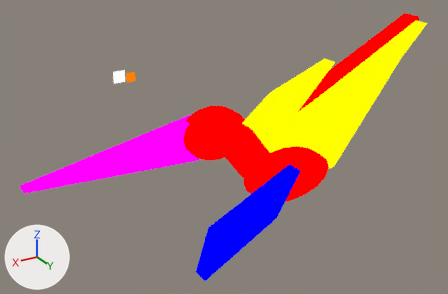
Renders of the Blender file assets-source/blender/motion/pteranodon-idle.blend from each side of a commit.
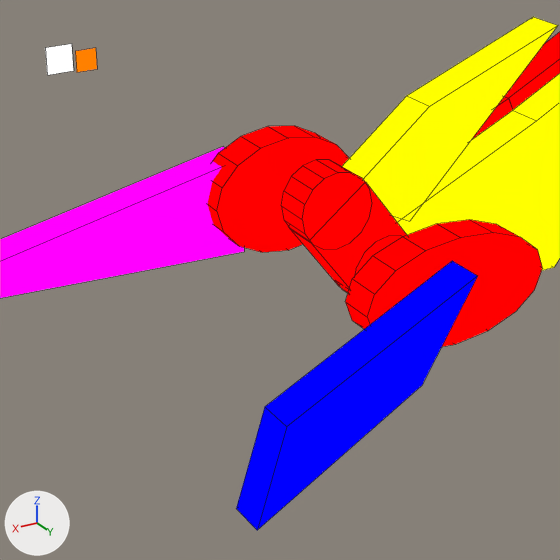
Old and new are each drawn whole from a 50 mm camera at (76.4, 52.9, 42.9) aimed at (38.5, -10.3, 11.3) and again close up on the part from 21% to 75% of the width and 17% to 100% of the height. Arrows for +X, +Y and +Z are at lower left; the lights stay in place. The first two pictures are the older version. Both versions are drawn at full value of the shape key 'idle_03' of 'DinoTycoon_Motion_pteranodon_idle_far_wing'; the numbers are the values there. The close-ups show mesh edges as thin lines.

Before the edit, the objects in view are built like this:
```python
ob_dinotycoon_motion_pteranodon_idle_far_wing = bpy.data.objects.new('DinoTycoon_Motion_pteranodon_idle_far_wing', me_dinotycoon_motion_pteranodon_idle_sample_far_wing)
ob_dinotycoon_motion_pteranodon_idle_far_wing.location = (0.0, 0.0, 0.0)
ob_dinotycoon_motion_pteranodon_idle_neck_0 = bpy.data.objects.new('DinoTycoon_Motion_pteranodon_idle_neck_0', me_dinotycoon_motion_pteranodon_idle_sample_neck_0)
ob_dinotycoon_motion_pteranodon_idle_neck_0.location = (0.0, 0.0, 0.0)
ob_dinotycoon_motion_pteranodon_idle_neck_tip = bpy.data.objects.new('DinoTycoon_Motion_pteranodon_idle_neck_tip', me_dinotycoon_motion_pteranodon_idle_sample_neck_tip)
ob_dinotycoon_motion_pteranodon_idle_neck_tip.location = (0.0, 0.0, 0.0)
# me_dinotycoon_motion_pteranodon_idle_sample_far_wing
# before: 1 (48.41, 3.0, 9.08) at pixel (264, 406), 2 (50.0, 3.0, 4.08) at pixel (236, 508), 5 (48.41, 5.0, 9.08) at pixel (286, 426), 6 (50.0, 5.0, 4.08) at pixel (257, 530)
# also in view: 'DinoTycoon_Motion_pteranodon_idle_beak' at (55.0, -6.0, 15.5); 'DinoTycoon_Motion_pteranodon_idle_near_membrane' at (25.5, -3.0, 17.5); 'DinoTycoon_Motion_pteranodon_idle_eye' at (44.5, -30.0, 16.5); 'DinoTycoon_Motion_pteranodon_idle_wing_fingers_1' at (21.0, -5.0, 21.9); 'DinoTycoon_Motion_pteranodon_idle_body' at (36.0, 0.0, 11.0)
```
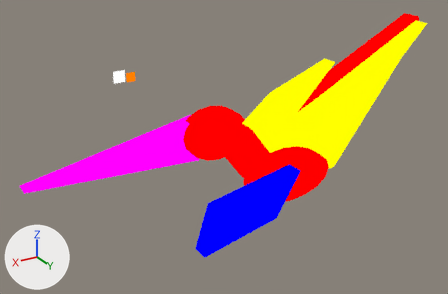
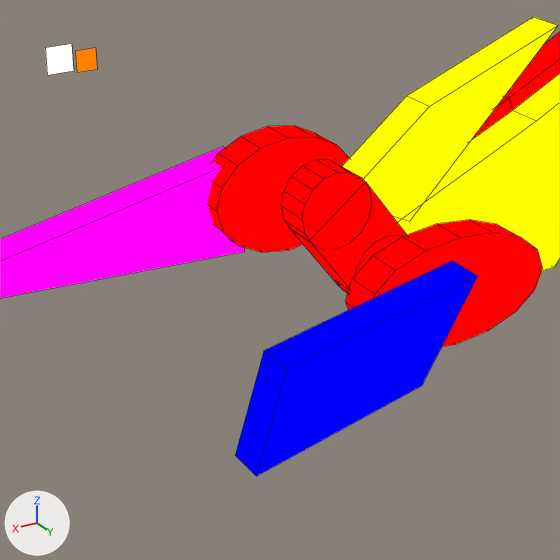
Location of each change, (x1, y1, x2, y2) in pixels of the close-ups (560 x 560 px):
'DinoTycoon_Motion_pteranodon_idle_far_wing', reshaped (20% shorter)
    before: (236, 261, 477, 530)
    after: (235, 261, 477, 476)

The edits, one by one:
me_dinotycoon_motion_pteranodon_idle_sample_far_wing is used by ob_dinotycoon_motion_pteranodon_idle_far_wing; location (0.0, 0.0, 0.0).
me_dinotycoon_motion_pteranodon_idle_sample_far_wing had 8 vertices, 6 faces and spanned x 38.0..50.0, y 3.0..5.0, z 4.08..14.0.
me_dinotycoon_motion_pteranodon_idle_sample_far_wing now has 8 vertices, 6 faces and spans x 38.0..50.0, y 3.0..5.0, z 7.0..14.0.
Part 1, on me_dinotycoon_motion_pteranodon_idle_sample_far_wing:
Vertices 1, 2, 5, 6 of me_dinotycoon_motion_pteranodon_idle_sample_far_wing move by (0.0, 0.0, 2.92).
